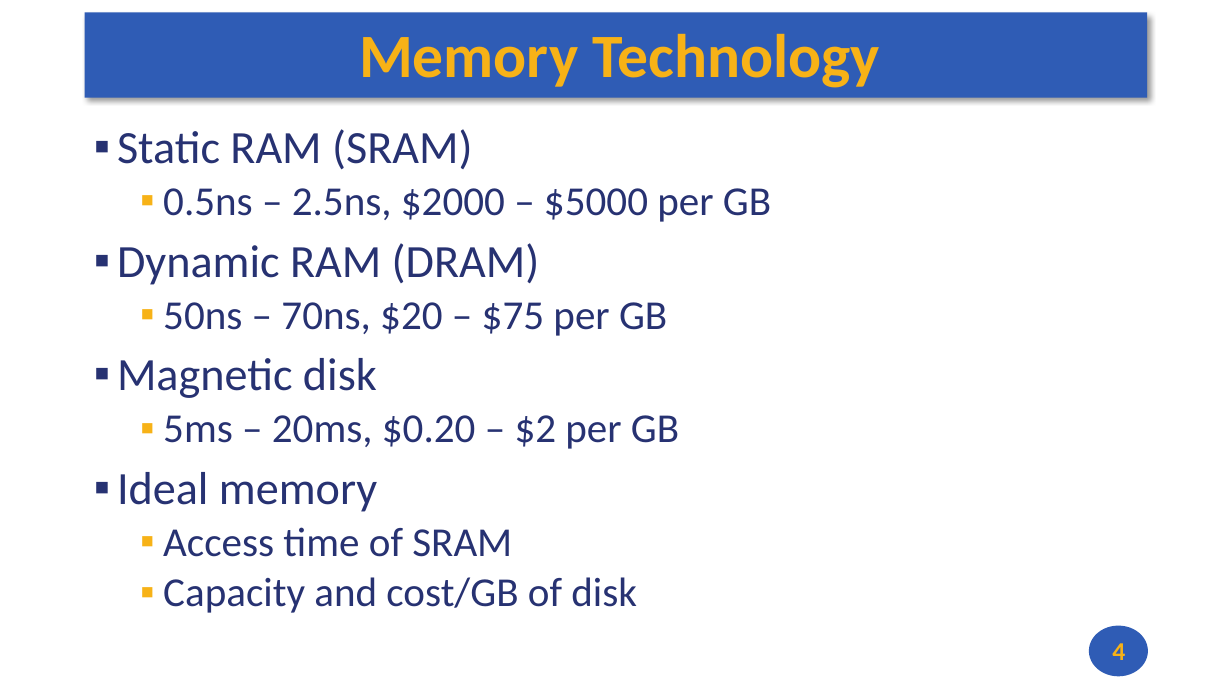
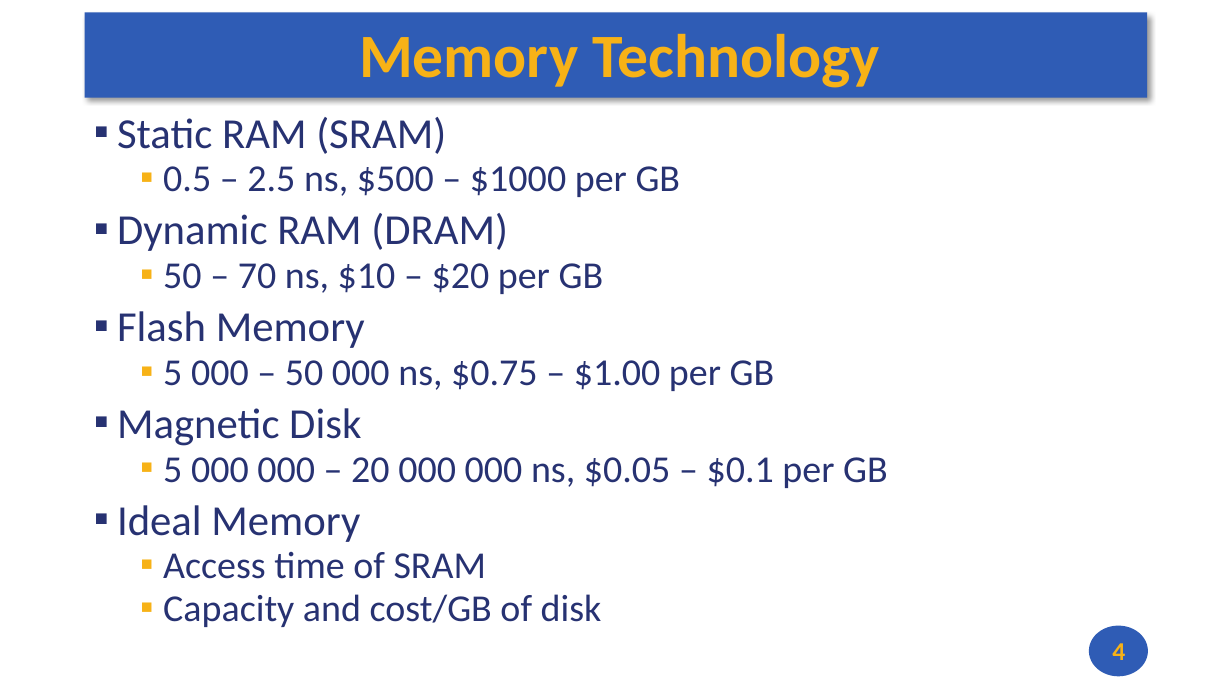
Before and after one commit to andrewt0301/hse-acos-course, a slide deck: slide 4 of docs/part1ca/08_Caches/CA_Lecture_08.pptx. Drawn at 1232x693 pixels with LibreOffice and Linux fonts; fonts in the diff are those of the drawing. Boxes give left, top, right and bottom in pixels: in the first picture for what was removed or moved away, otherwise in the second. Text is boxed around its words. In the diff, an @@ line names an element or a change of style, - is before the commit and + after.

Commit message:
Lecture 8 up

```diff
--- a/docs/part1ca/08_Caches/CA_Lecture_08.pptx
+++ b/docs/part1ca/08_Caches/CA_Lecture_08.pptx
@@ text "Static RAM (SRAM)": place and size @@
-text "Static RAM (SRAM)" at (117, 129, 771, 613)
+text "Static RAM (SRAM)" at (117, 117, 888, 627)
@@ text at (117, 117, 602, 627): size 36 to 33.3 pt in "Static RAM (SRAM)", "Dynamic RAM (DRAM)"; size 32 to 29.6 pt in "Access time of SRAM", "Capacity and cost/GB of disk"; line spacing 0.9 to 0.8 @@
@@ text at (163, 166, 681, 197): text changed; size 32 to 29.6 pt @@
-  ▪ 0.5ns – 2.5ns, $2000 – $5000 per GB
+  ▪ 0.5 – 2.5 ns, $500 – $1000 per GB
@@ text at (117, 263, 888, 542): text changed; size 32 to 29.6 pt @@
-  ▪ 50ns – 70ns, $20 – $75 per GB
-▪ Magnetic disk
-  ▪ 5ms – 20ms, $0.20 – $2 per GB
-▪ Ideal memory
+  ▪ 50 – 70 ns, $10 – $20 per GB
+▪ Flash Memory
+  ▪ 5 000 – 50 000 ns, $0.75 – $1.00 per GB
+▪ Magnetic Disk
+  ▪ 5 000 000 – 20 000 000 ns, $0.05 – $0.1 per GB
+▪ Ideal Memory
```
Also in this commit, not shown: 1 other file.
